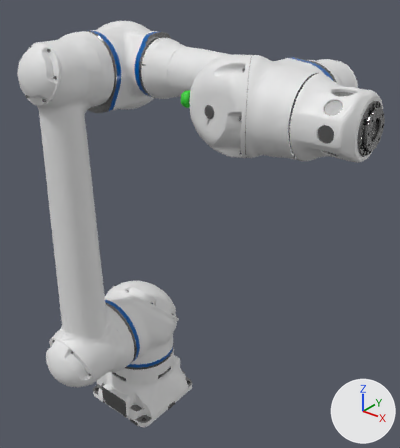
A saved change to the glTF model public/models/Yaskawa_HC10DTP.glb.
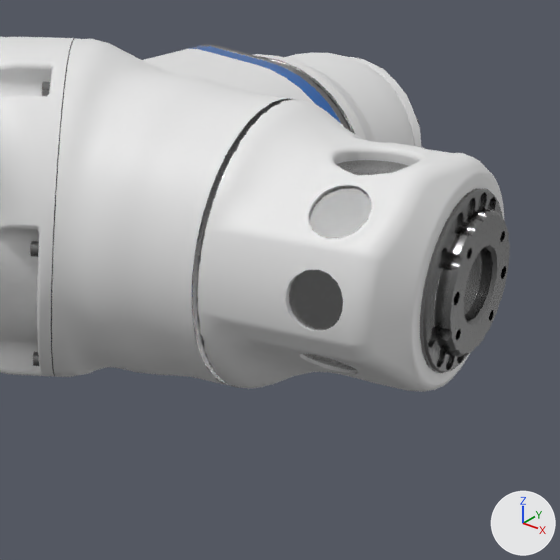
Each version is shown whole from a 50 mm lens placed at (0.953, -0.914, 0.923), pointed at (0.245, -0.028, 0.373), then close up on the part from 57% to 100% of the width and 10% to 48% of the height. Every picture has the same lights, and +X, +Y and +Z are marked at lower right. Where no turn or scale is listed for an object, it has been applied to the vertices.

Names of what the first close-up shows: 'link_4', 'link_5', 'link_6'.
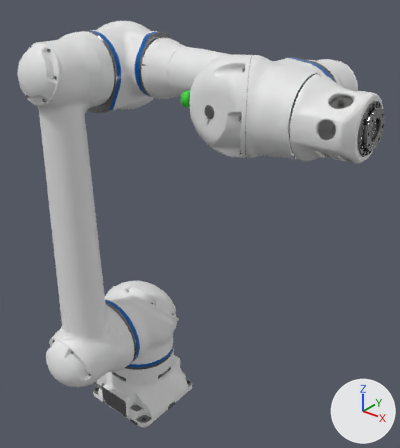
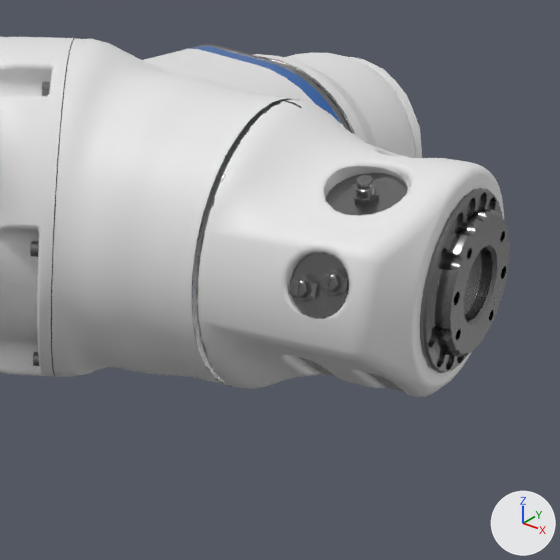
Commit message: fix: repair flange rotation

ob_yaskawa_hc10dtp_j05 is not drawn itself; it is the parent of ob_link_6, ob_yaskawa_hc10dtp_flg.

Changed parts and their boxes [x1, y1, x2, y2] in the close-ups (560 x 560 px):
'link_6', turned: before [196, 99, 510, 392]; after [196, 99, 510, 397]

Edits to the bpy script that builds the scene:
```text
Change ob_yaskawa_hc10dtp_j05:
    ob_yaskawa_hc10dtp_j05.rotation_euler: (1.571, 0.0, -3.142) -> (-1.571, 0.0, 0.0)  # degrees (90, 0, -180) -> degrees (-90, 0, 0)
```
